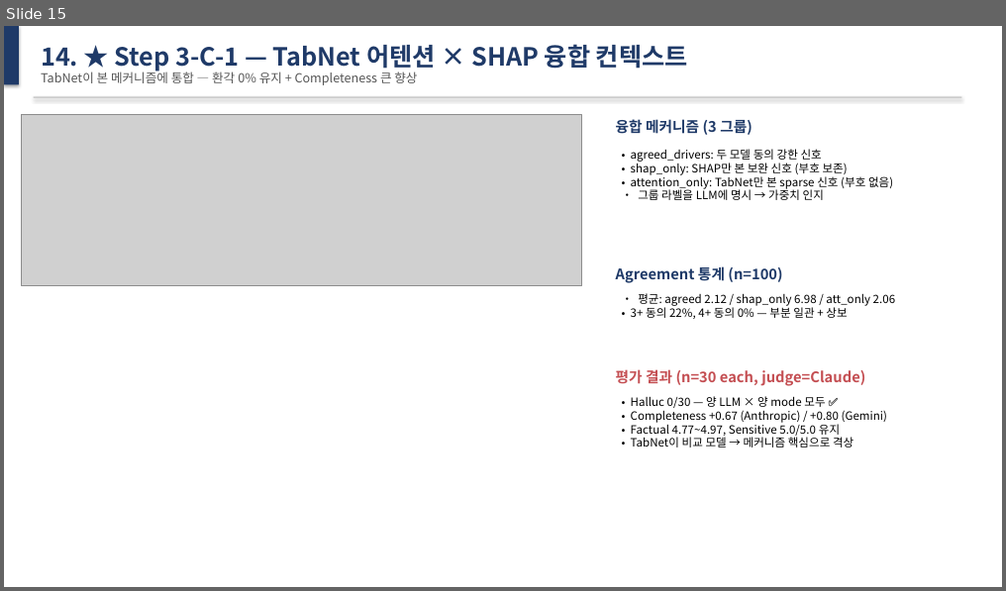
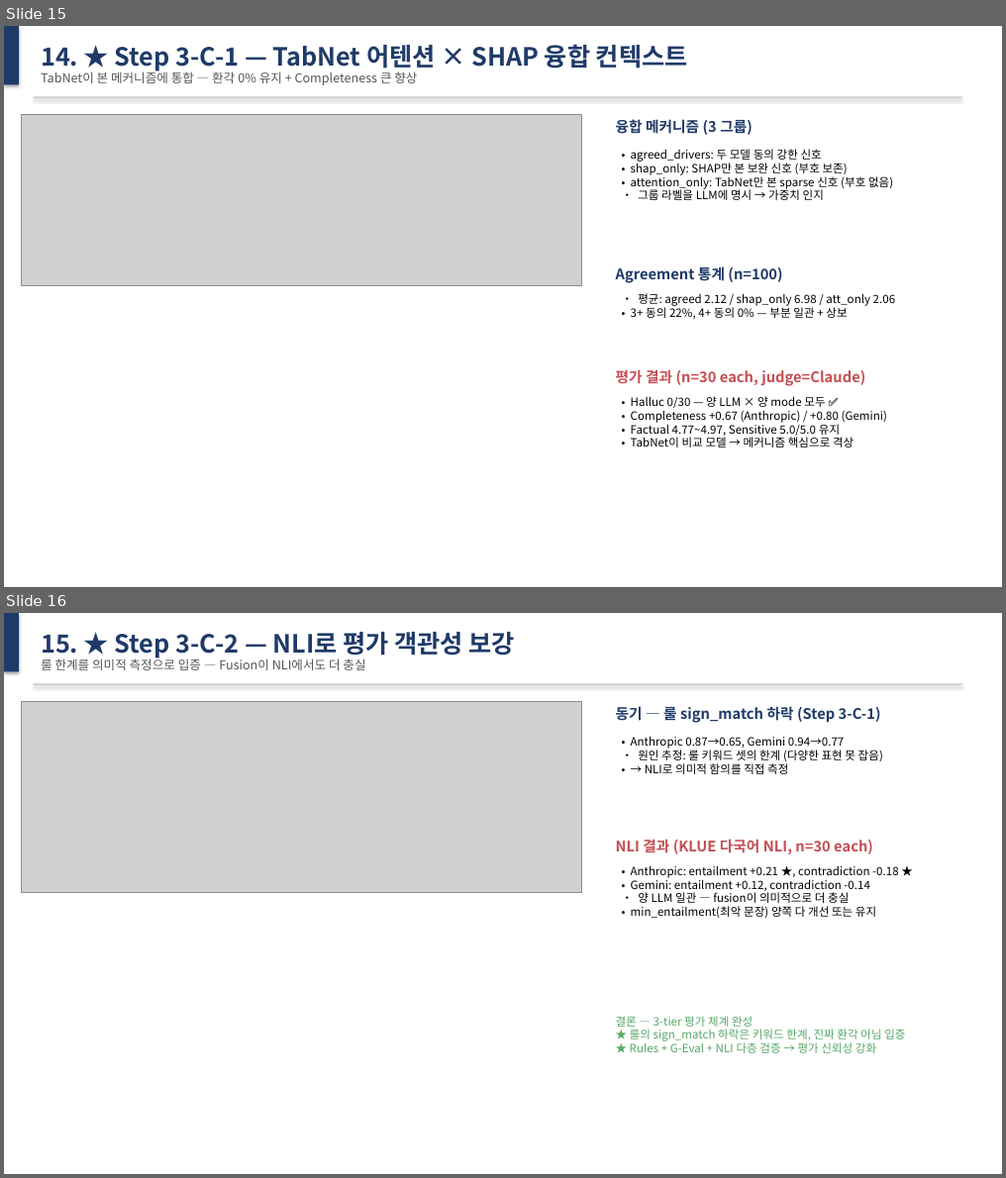
Before and after one commit to Tim-Green0/tabnet-xai-rag-credit, a slide deck: paper/midterm_slides.pptx. Shown one above the other, each under a label of ours: slide 15 before the commit, slides 15 and 16 after it. The pictures are 1006x591 and 1006x1178 pixels, drawn with LibreOffice and Linux fonts; fonts in the diff are those of the drawing; grey boxes stand for pictures. Boxes give left, top, right and bottom in pixels: in the first picture for what was removed or moved away, otherwise in the second. Text is boxed around its words. In the diff, an @@ line names an element or a change of style, - is before the commit and + after.

```diff
--- a/paper/midterm_slides.pptx
+++ b/paper/midterm_slides.pptx
@@ slide 16 added at box(4, 613, 1002, 1174), background #FFFFFF @@
@@ rectangle added at box(4, 613, 19, 672), fill #1F3A68 @@
@@ text added at box(41, 632, 515, 661), 24 pt, text #1F3A68, bold @@
+15. ★ Step 3-C-2 — NLI로 평가 객관성 보강
@@ text added at box(41, 657, 365, 670), 12 pt, text #555555 @@
+룰 한계를 의미적 측정으로 입증 — Fusion이 NLI에서도 더 충실
@@ picture added at box(22, 701, 582, 892) @@
@@ rectangle added at box(33, 683, 961, 685), fill #CCCCCC @@
@@ text added at box(616, 705, 881, 724), 14 pt, text #1F3A68, bold @@
+동기 — 룰 sign_match 하락 (Step 3-C-1)
@@ text added at box(631, 736, 883, 774), 11 pt, text #000000 @@
+• Anthropic 0.87→0.65, Gemini 0.94→0.77
+• 원인 추정: 룰 키워드 셋의 한계 (다양한 표현 못 잡음)
+• → NLI로 의미적 함의를 직접 측정
@@ text added at box(616, 839, 873, 855), 14 pt, text #C44E52, bold @@
+NLI 결과 (KLUE 다국어 NLI, n=30 each)
@@ text added at box(631, 865, 898, 918), 11 pt, text #000000 @@
+• Anthropic: entailment +0.21 ★, contradiction -0.18 ★
+• Gemini: entailment +0.12, contradiction -0.14
+• 양 LLM 일관 — fusion이 의미적으로 더 충실
+• min_entailment(최악 문장) 양쪽 다 개선 또는 유지
@@ text added at box(616, 1016, 905, 1054), 11 pt, text #55A868 @@
+결론 — 3-tier 평가 체계 완성
+★ 룰의 sign_match 하락은 키워드 한계, 진짜 환각 아님 입증
+★ Rules + G-Eval + NLI 다층 검증 → 평가 신뢰성 강화
```
Also in this commit, not shown: 2 slides changed, 5 other files.
